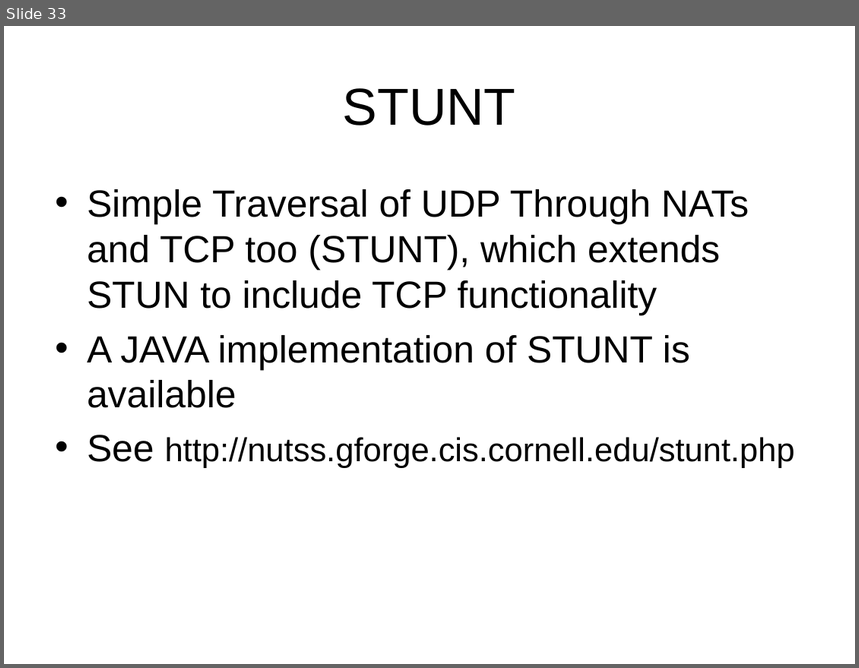
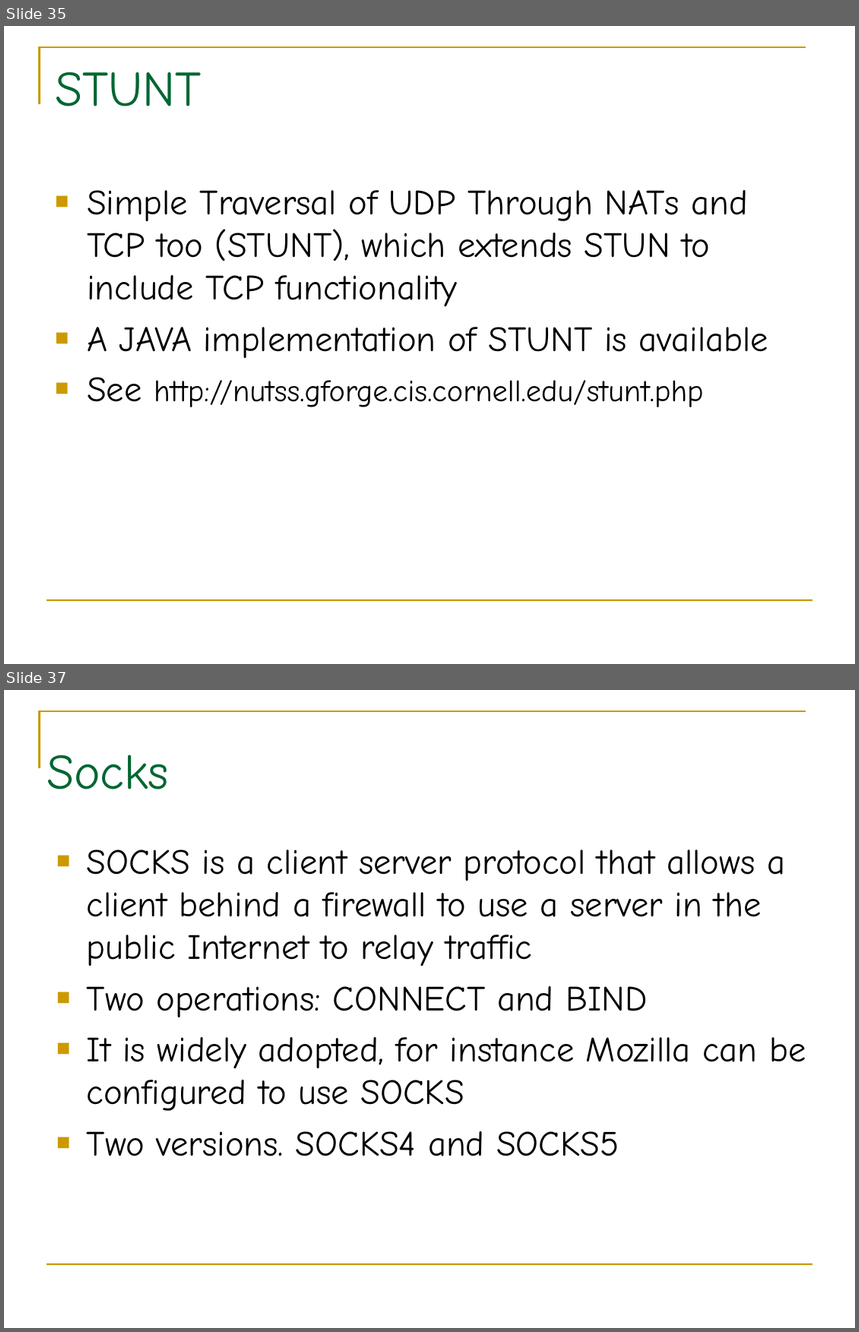
Before and after one commit to BackupTheBerlios/p2p-mentor, a slide deck: slide/nat-p2p.ppt. Shown one above the other, each under a label of ours: slide 33 before the commit, slides 35 and 37 after it; the slides between them are not shown. The pictures are 859x668 and 859x1332 pixels, drawn with LibreOffice and Linux fonts; fonts in the diff are those of the drawing. Boxes give left, top, right and bottom in pixels: in the first picture for what was removed or moved away, otherwise in the second. Text is boxed around its words. In the diff, an @@ line names an element or a change of style, - is before the commit and + after.

```diff
--- a/slide/nat-p2p.ppt
+++ b/slide/nat-p2p.ppt
@@ slide 37 added at <box>4,690,855,1328</box>, background #FFFFFF; not listed: 2 template elements that a slide beside it also shows @@
@@ title added at <box>47,755,169,790</box>, 42 pt, text #006633 @@
+Socks
@@ text added at <box>87,850,806,1157</box>, 30 pt, text #000000 @@
+■ SOCKS is a client server protocol that allows a client behind a firewall to use a server in the public Internet to relay traffic
+■ Two operations: CONNECT and BIND
+■ It is widely adopted, for instance Mozilla can be configured to use SOCKS
+■ Two versions. SOCKS4 and SOCKS5
@@ what was slide 33 is now slide 35 @@
@@ slide 35 changed as well @@
@@ freeform shape added at <box>40,47,806,104</box>, outline #CC9900 1.5 pt @@
@@ title "STUNT" at <box>55,72,201,107</box>: size 44 to 42 pt, font Arial to Comic Neue, text colour #000000 to #006633; alignment centre to left; vertical alignment middle to top @@
@@ text "Simple Traversal of UDP Through ..." at <box>87,190,769,408</box>: size 32 to 30 pt in "Simple Traversal of UDP Through NATs and ...", "A JAVA implementation of STUNT is available", "See"; font Arial to Comic Neue; size 28 to 26 pt in "http://nutss.gforge.cis.cornell.edu/stunt.php"; bullet • to ■; bullet colour #000000 to #CC9900 @@
@@ line added from (47, 601) to (813, 601), #CC9900 1.5 pt @@
```
Also in this commit, not shown: 35 other slides changed, 10 other slides added, 5 slides removed.
